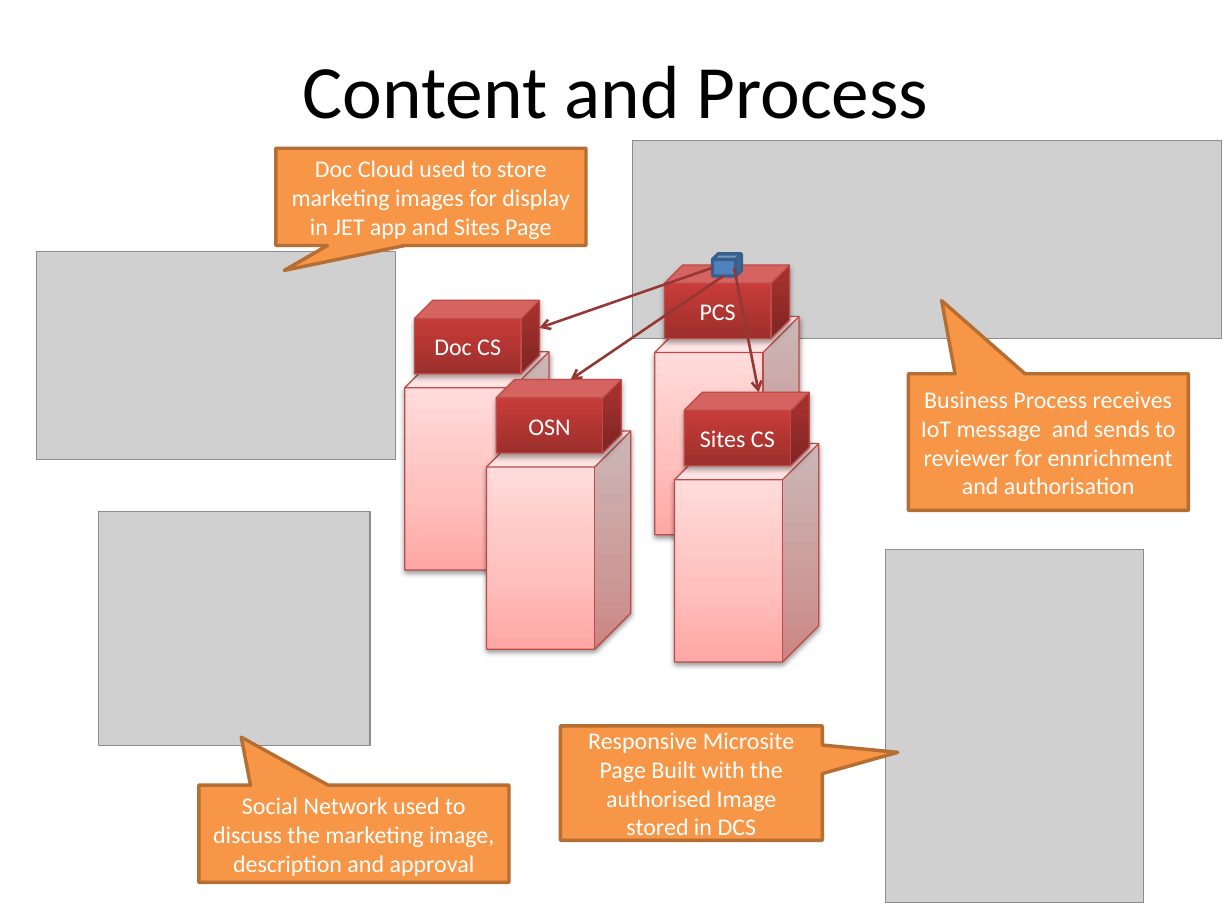
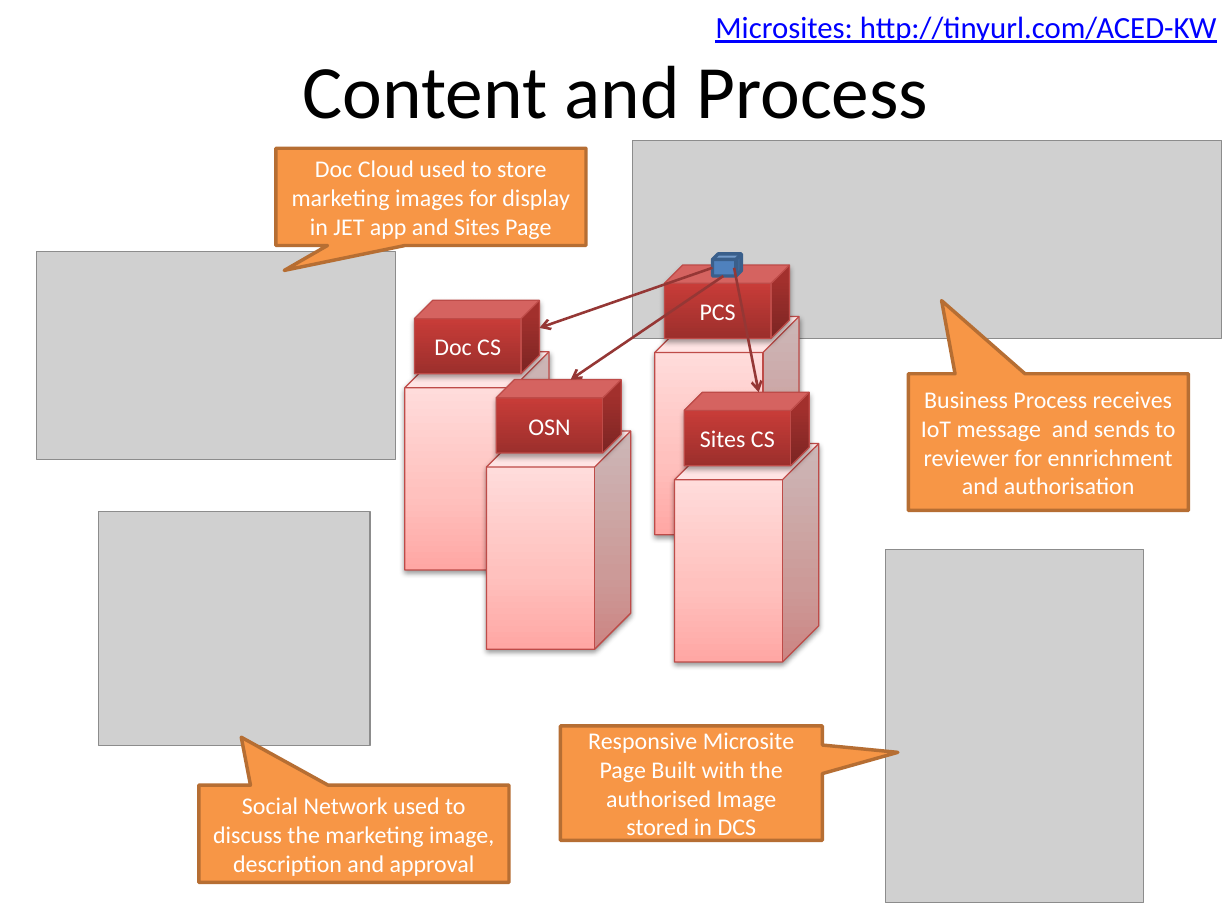
Before and after one commit to lucasjellema/aced-cloud-demo-ofmw2016-valencia, a slide deck: slide 21 of soaring-through-the-clouds-ofmw-forum2016-valencia-demo.pptx. Drawn at 1232x924 pixels with LibreOffice and Linux fonts; fonts in the diff are those of the drawing; grey boxes stand for pictures. Boxes give left, top, right and bottom in pixels: in the first picture for what was removed or moved away, otherwise in the second. Text is boxed around its words. In the diff, an @@ line names an element or a change of style, - is before the commit and + after.

Commit message:
added url for Mark

```diff
--- a/soaring-through-the-clouds-ofmw-forum2016-valencia-demo.pptx
+++ b/soaring-through-the-clouds-ofmw-forum2016-valencia-demo.pptx
@@ text added at box(715, 16, 1217, 43), 18 pt, text #0000FF, underline @@
+Microsites: http://tinyurl.com/ACED-KW
```
